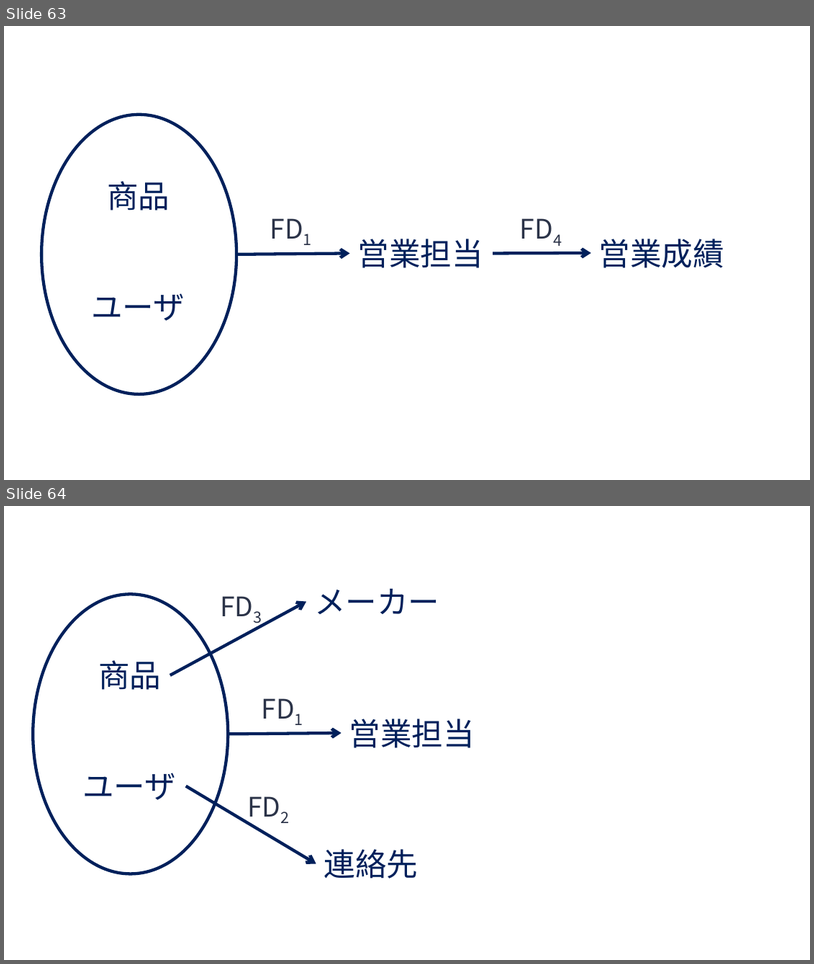
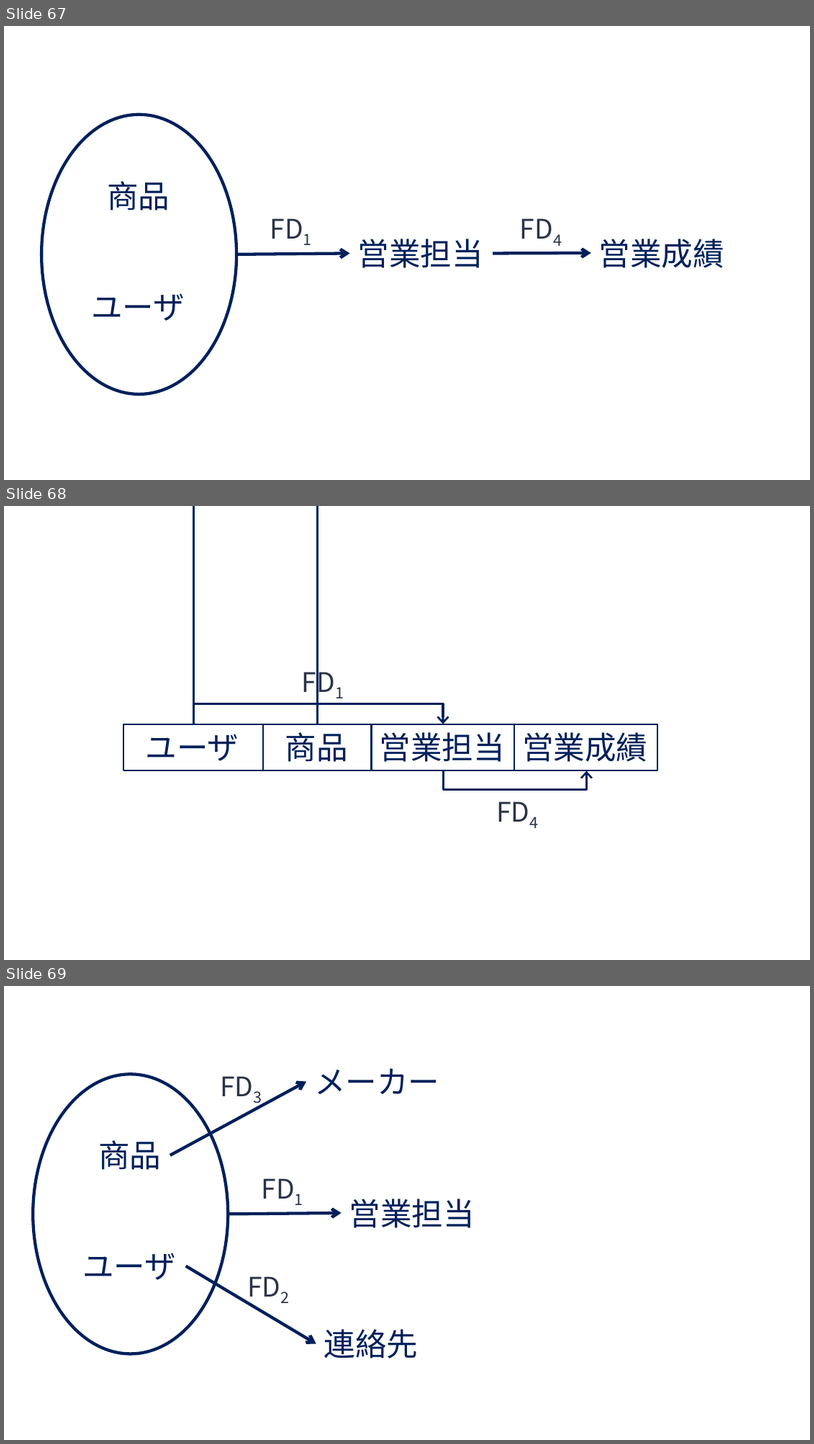
Before and after one commit to trycycle/database-textbook-draft, a slide deck: figure/__material/ppt/図表集-2026.pptx. Shown one above the other, each under a label of ours: slides 63 and 64 before the commit, slides 67, 68 and 69 after it. The pictures are 814x964 and 814x1444 pixels, drawn with LibreOffice and Linux fonts; fonts in the diff are those of the drawing. Boxes give left, top, right and bottom in pixels: in the first picture for what was removed or moved away, otherwise in the second. Text is boxed around its words. In the diff, an @@ line names an element or a change of style, - is before the commit and + after.

```diff
--- a/figure/__material/ppt/図表集-2026.pptx
+++ b/figure/__material/ppt/図表集-2026.pptx
@@ slide 68 added at (x1=4, y1=506, x2=810, y2=960), background #FFFFFF @@
@@ text added at (x1=294, y1=661, x2=354, y2=701), 24 pt, text #2B3348 @@
+FD1
@@ elbow line added from (193, 723) to (317, 723), #00205B 2 pt @@
@@ elbow arrow added from (193, 723) to (443, 723), #00205B 2 pt @@
@@ rectangle added at (x1=124, y1=723, x2=263, y2=770), outline #00205B 1.25 pt, 28 pt, text #00205B @@
+ユーザ
@@ rectangle added at (x1=264, y1=723, x2=372, y2=770), outline #00205B 1.25 pt, 28 pt, text #00205B @@
+商品
@@ rectangle added at (x1=372, y1=723, x2=514, y2=770), outline #00205B 1.25 pt, 28 pt, text #00205B @@
+営業担当
@@ rectangle added at (x1=514, y1=723, x2=657, y2=770), outline #00205B 1.25 pt, 28 pt, text #00205B @@
+営業成績
@@ elbow arrow added from (443, 770) to (587, 770), #00205B 2 pt @@
@@ text added at (x1=489, y1=790, x2=548, y2=831), 24 pt, text #2B3348 @@
+FD4
@@ what was slide 63 is now slide 67 @@
@@ what was slide 64 is now slide 69 @@
```
Also in this commit, not shown: 3 slides changed, 6 other slides added, 29 other files.
